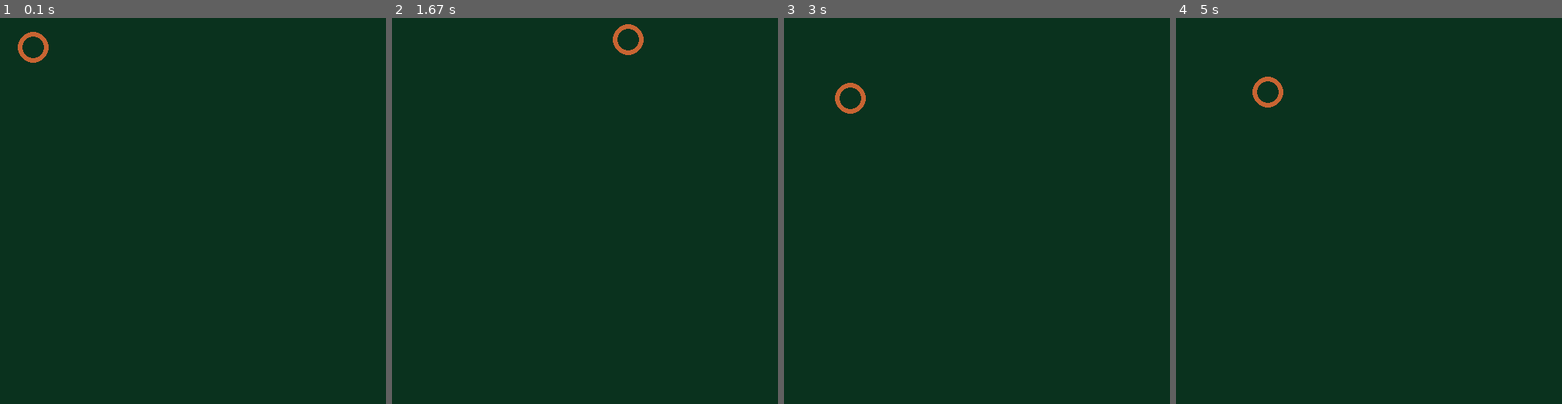
Above: before the commit, frames 1-4 (left to right).
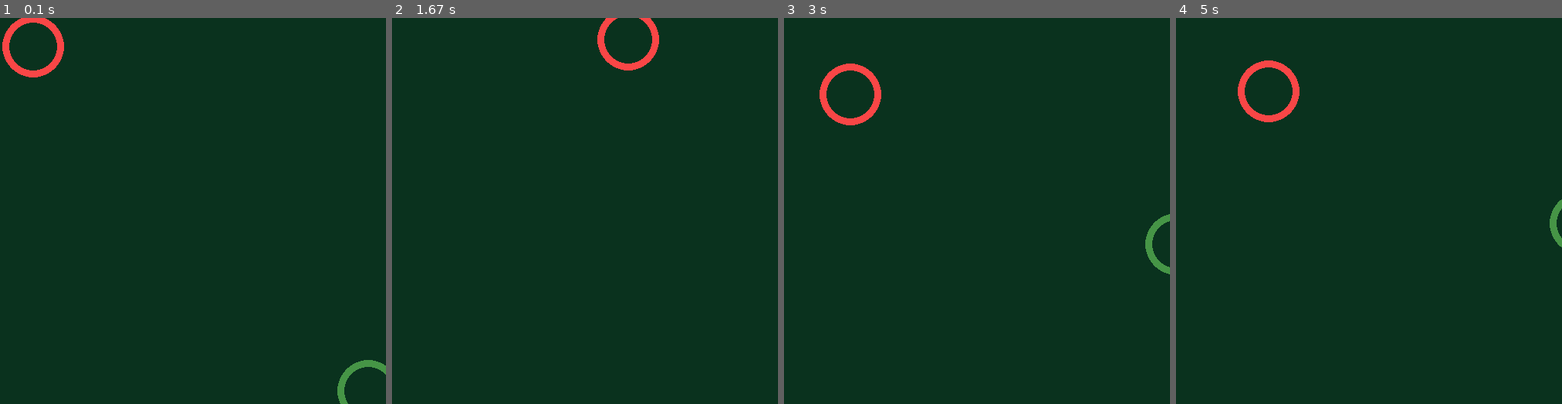
Above: after the commit, the same moments.

Repository: GrigorevEv/Hello-World
Game: pygame game, started from Algorithms and data structures (Python)/R. Pygame and balls/Ball.py
The game is run twice, just before and just after one commit, with the same random seed, the same clock (stepped at 60 frames per second) and the same inputs.
Inputs:
- Up to frame 1 (0.1 s): no input
- Up to frame 2 (1.67 s): hold Right 0.33-0.8 s; hold Up 0.83-1.13 s; hold Right 1.17-1.63 s
- Up to frame 3 (3 s): hold Left 1.67-2.2 s; hold Down 2.23-2.53 s; hold Left 2.57-2.97 s
- Up to frame 4 (5 s): hold Up 3-3.37 s; hold Right 3.4-4.03 s; hold Down 4.07-4.43 s; hold Left 4.47-4.93 s; hold Right from 4.97 s (still down)

The runs differ from the first frame. In frame 1, 1.4% of the frame differs, in the area x 0-100%, y 0-100%; in frame 2, 0.9%; in frame 3, 1.4%, in the area x 9-100%, y 11-67%; in frame 4, 1.3%.

Commit message:
Practice

Diff:
--- a/Algorithms and data structures (Python)/R. Pygame and balls/Ball.py
+++ b/Algorithms and data structures (Python)/R. Pygame and balls/Ball.py
@@ -1,4 +1,3 @@
-import sys
 import pygame
 
 pygame.init()  # Initialize all imported pygame modules
@@ -10,37 +9,86 @@
 pygame.display.set_caption('YAHOOOO')  # Returns the title and icontitle for the display Surface. These will often be the same value
 clock = pygame.time.Clock()  # Create an object to help track time
 
-x = 30
-y = 30
-vx = 50
-vy = 30
+x1, x2, y1, y2 = 30, 470, 30, 470
+vx1, vy1, vx2, vy2 = 50, 30, 30, 50
+windage = 0.001
 
 while True:
     dt = clock.tick(50)/300  # The program will never run at more than 50 frames per second
 
-    # for event in pygame.event.get():  # Get events from the queue
-    #     if event.type == pygame.QUIT or event.type == pygame.KEYDOWN:  # If user press X or KEYDOWN - program stoped
-    #         sys.exit()
+    for event in list(pygame.event.get()):  # Get events from the queue
+        if event.type == pygame.QUIT:  # If user press X  - program stoped
+            raise SystemExit
 
-    key = pygame.key.get_pressed()
-    if key[pygame.K_RIGHT]:
-        vx = abs(vx)
-    elif key[pygame.K_LEFT]:
-        vx = -abs(vx)
-    elif key[pygame.K_DOWN]:
-        vy = abs(vy)
-    elif key[pygame.K_UP]:
-        vy = -abs(vy)
+    # Adding direction change
 
-    x += vx * dt
-    y += vy * dt
-    if x >= width or x <= 0:
-        vx = -vx
-    elif y >= height or y <= 0:
-        vy = -vy
+    if 0 < x1 < width and 0 < y1 < height or 0 < x2 < width and 0 < y2 < height:
+        key = pygame.key.get_pressed()
+        if key[pygame.K_RIGHT]:
+            vx1 = abs(vx1)
+            vx2 = abs(vx2)
+        elif key[pygame.K_LEFT]:
+            vx1 = -abs(vx1)
+            vx2 = -abs(vx2)
+        elif key[pygame.K_DOWN]:
+            vy1 = abs(vy1)
+            vy2 = abs(vy2)
+        elif key[pygame.K_UP]:
+            vy1 = -abs(vy1)
+            vy2 = -abs(vy2)
+
+    # Adding windage
+
+    if vx1 != 0 or vy1 != 0 or vx2 != 0 or vy2 != 0:
+        if vx1 > 0:
+            vx1 -= windage
+        else:
+            vx1 += windage
+        if vy1 > 0:
+            vy1 -= windage
+        else:
+            vy1 += windage
+        if vx2 > 0:
+            vx2 -= windage
+        else:
+            vx2 += windage
+        if vy2 > 0:
+            vy2 -= windage
+        else:
+            vy2 += windage
+
+    # Adding path
+
+    x1 += vx1 * dt
+    y1 += vy1 * dt
+    x2 += vx2 * dt
+    y2 += vy2 * dt
+
+    # Adding bounce off the walls
+
+    if x1 >= width or x1 <= 0:
+        vx1 = -vx1
+    elif y1 >= height or y1 <= 0:
+        vy1 = -vy1
+    if x2 >= width or x2 <= 0:
+        vx2 = -vx2
+    elif y2 >= height or y2 <= 0:
+        vy2 = -vy2
+
+    # Adding colour change
+
+    r = abs(vx1) * 5
+    g = abs(vx2) * 5
+
+    # Adding colision of balls
+
+    radius = 20
+
 
     screen.fill((10, 50, 30))
-    pygame.draw.circle(screen, (200, 100, 50), (int(x), int(y)), 20, 6)
-
+    pygame.draw.circle(screen, (r, 70, 70), (int(x1), int(y1)), radius*2, 9)
+    pygame.draw.circle(screen, (70, g, 70), (int(x2), int(y2)), radius*2, 9)
+    if x1 + radius == x2 + radius or x1 - radius == x2 + radius or x1 + radius == x2 - radius or x1 - radius == x2 - radius:
+        quit()
     pygame.display.flip()  # refreshes the screen and displays everything
     pygame.event.pump()
--- a/Algorithms and data structures (Python)/R. Pygame and balls/kjh.py
+++ b/Algorithms and data structures (Python)/R. Pygame and balls/kjh.py
@@ -1,3 +1,4 @@
+# coding=utf-8
 import subprocess
 
 data = subprocess.check_output(['netsh', 'wlan', 'show', 'profiles']).decode('utf-8').split('\n')
